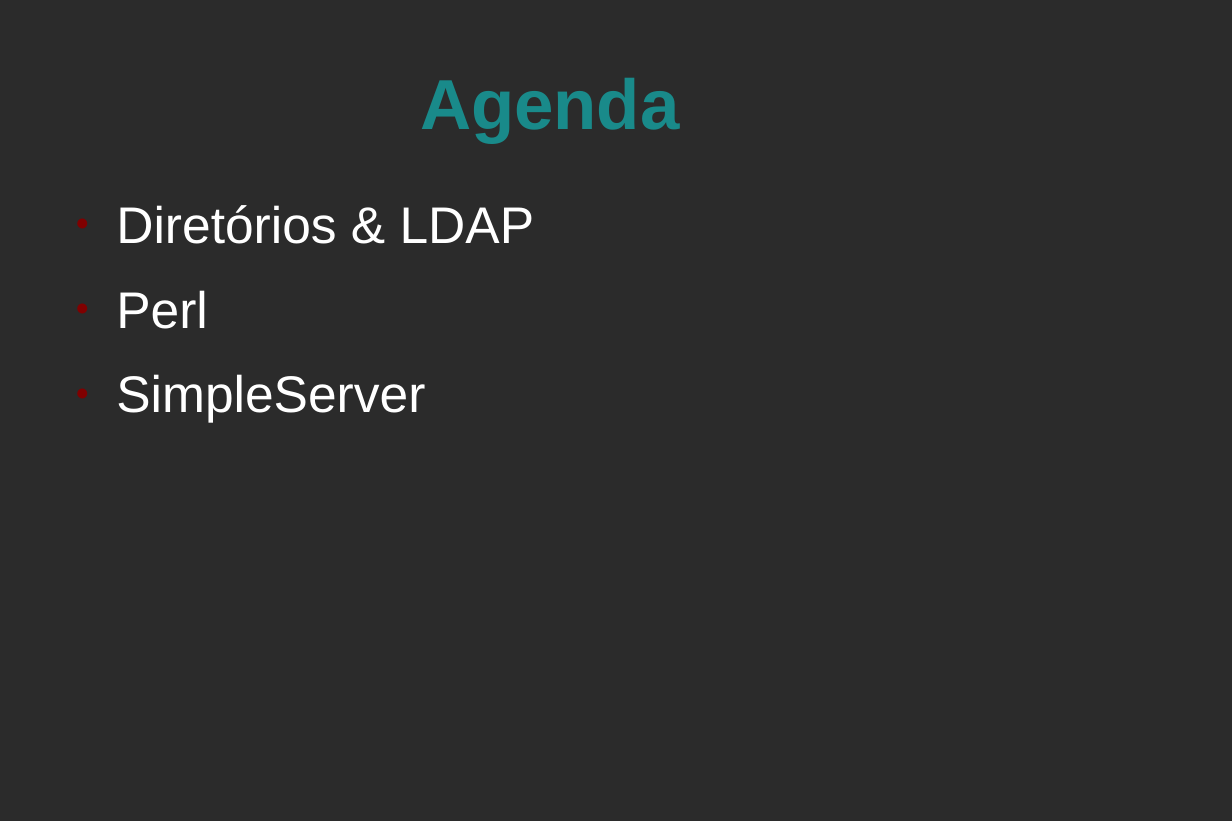
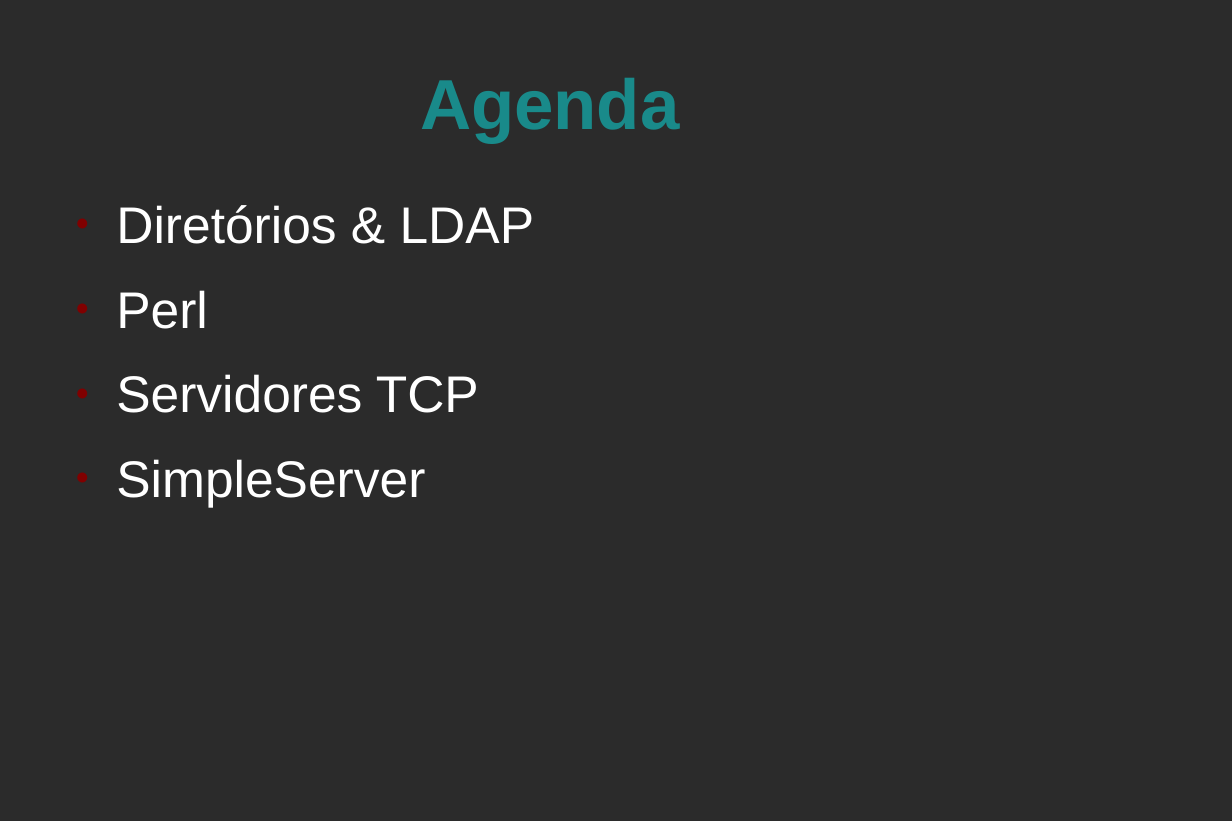
Before and after one commit to russoz/artigos, a slide deck: slide 3 of ldap-simpleserver/net-ldap-simpleserver.odp. Drawn at 1232x821 pixels with LibreOffice and Linux fonts; fonts in the diff are those of the drawing; background and template pictures are left out; a plain dark background stands for a picture behind light text. Boxes give left, top, right and bottom in pixels: in the first picture for what was removed or moved away, otherwise in the second. Text is boxed around its words. In the diff, an @@ line names an element or a change of style, - is before the commit and + after.

```diff
--- a/ldap-simpleserver/net-ldap-simpleserver.odp
+++ b/ldap-simpleserver/net-ldap-simpleserver.odp
@@ text at (116,374,479,413): paragraph added @@
+● Servidores TCP
```
Also in this commit, not shown: 1 other slide changed, 1 slide added.
